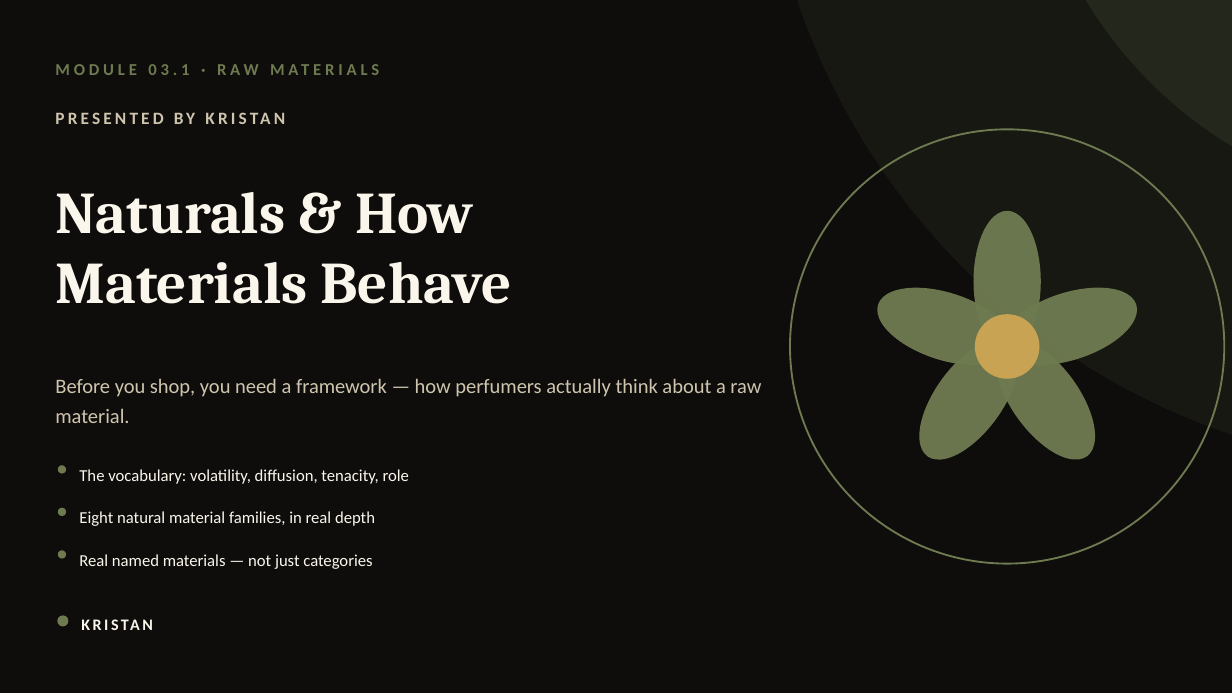
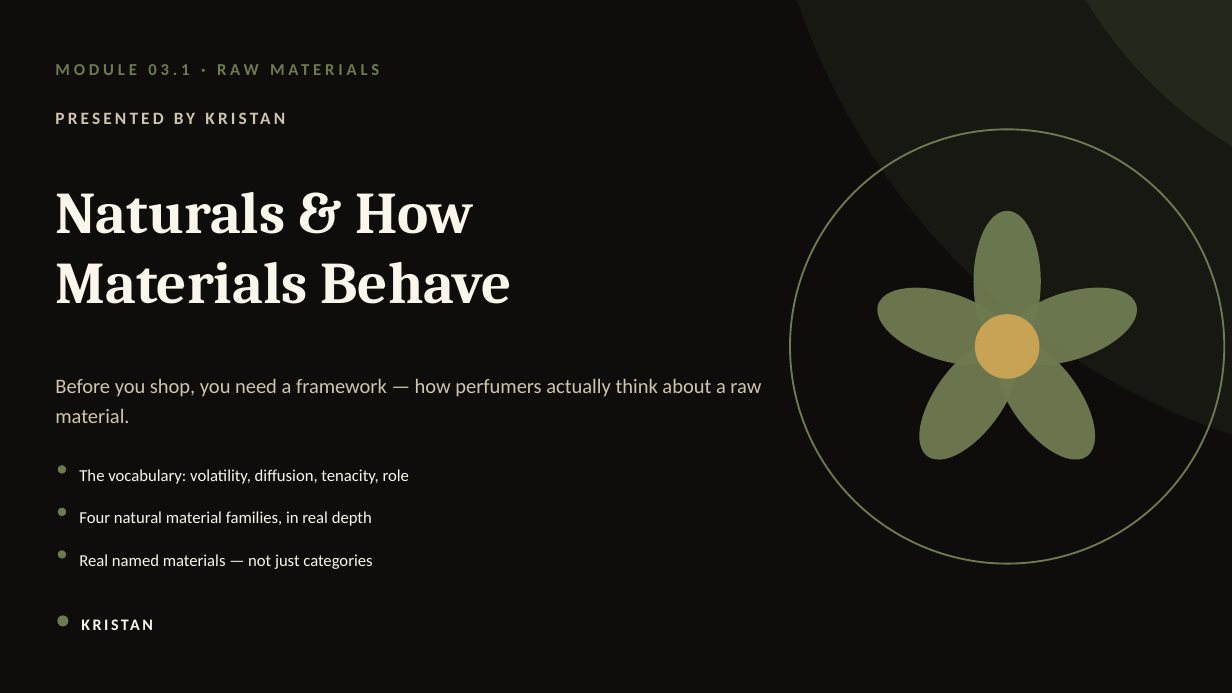
Before and after one commit to yevfumes/yev, a slide deck: slide 34 of course/YEVFUMES_Perfumery_Course.pptx. Drawn at 1232x693 pixels with LibreOffice and Linux fonts; fonts in the diff are those of the drawing. Boxes give left, top, right and bottom in pixels: in the first picture for what was removed or moved away, otherwise in the second. Text is boxed around its words. In the diff, an @@ line names an element or a change of style, - is before the commit and + after.

```diff
--- a/course/YEVFUMES_Perfumery_Course.pptx
+++ b/course/YEVFUMES_Perfumery_Course.pptx
@@ text at <box>79,511,372,526</box>: text changed @@
-Eight natural material families, in real depth
+Four natural material families, in real depth
```
Also in this commit, not shown: 150 other slides changed, 12 slides added, 64 slides removed.
